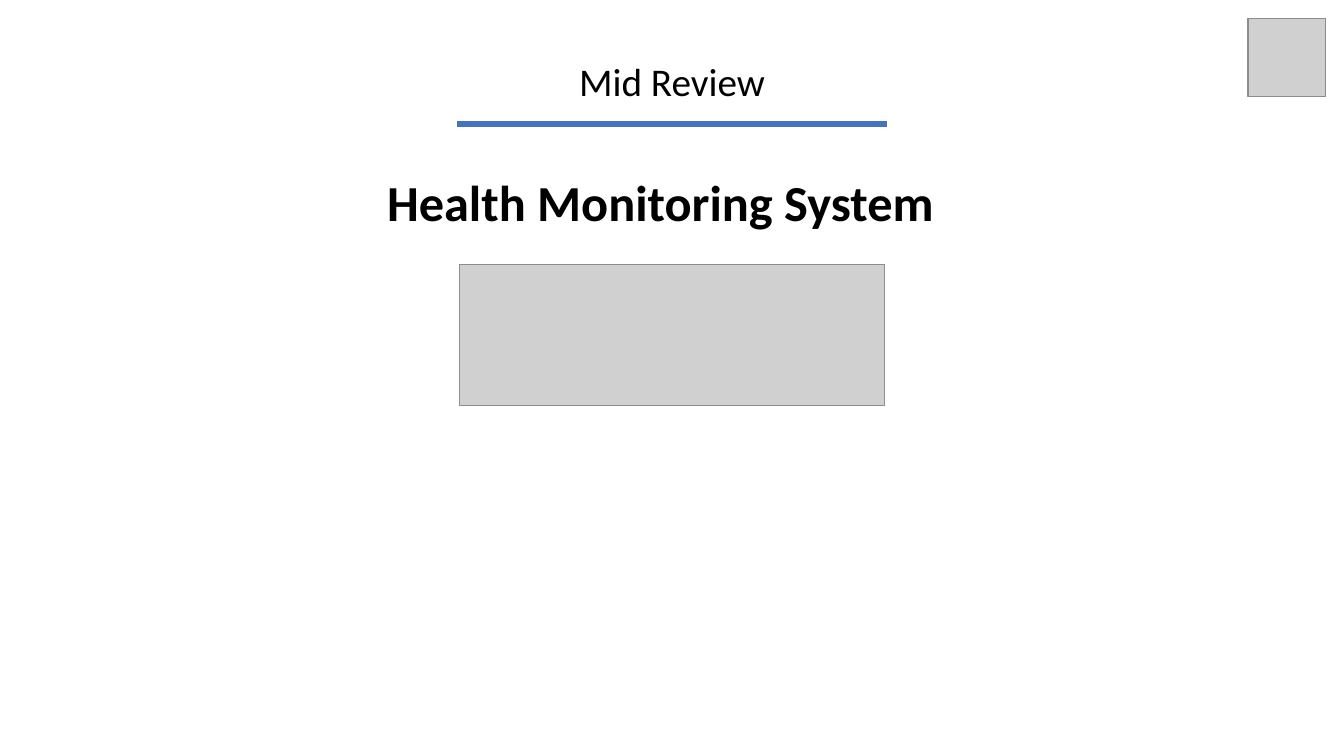
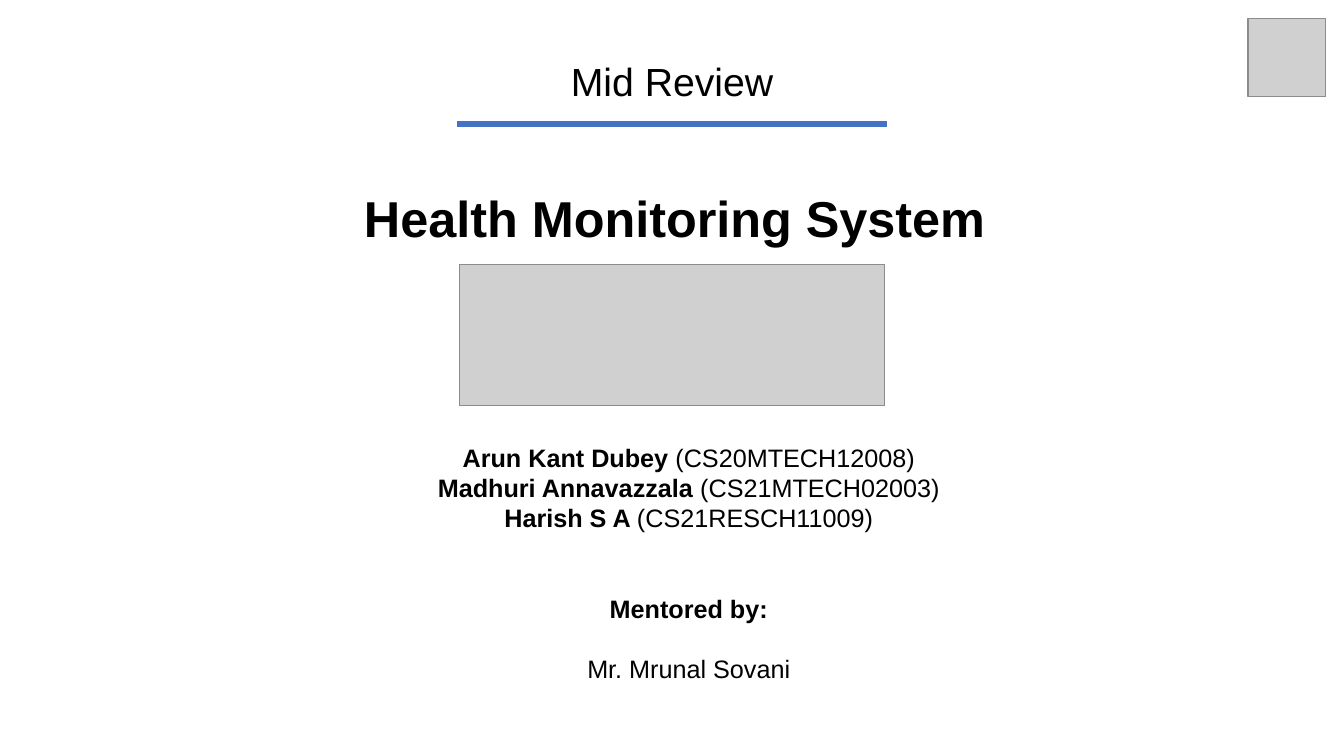
Before and after one commit to DevHSA/HealthMonitor, a slide deck: slide 1 of MidReview.pptx. Drawn at 1344x756 pixels with LibreOffice and Linux fonts; fonts in the diff are those of the drawing; grey boxes stand for pictures. Boxes give left, top, right and bottom in pixels: in the first picture for what was removed or moved away, otherwise in the second. Text is boxed around its words. In the diff, an @@ line names an element or a change of style, - is before the commit and + after.

```diff
--- a/MidReview.pptx
+++ b/MidReview.pptx
@@ title "Mid Review" at <box>571,67,773,97</box>: font Calibri to Arial @@
@@ text "Health Monitoring System" at <box>364,200,985,247</box>: font Calibri to Arial @@
@@ text "Health Monitoring System": place and size @@
-text "Health Monitoring System" at <box>387,185,933,230</box>
+text "Health Monitoring System" at <box>364,200,985,247</box>
@@ text added at <box>438,448,939,533</box>, 18 pt, text #000000 @@
+Arun Kant Dubey (CS20MTECH12008)
+Madhuri Annavazzala (CS21MTECH02003)
+Harish S A (CS21RESCH11009)
@@ text added at <box>587,599,790,679</box>, 18 pt, text #000000 @@
+Mentored by:
+Mr. Mrunal Sovani
```
Also in this commit, not shown: 1 other slide changed, 4 slides added.
